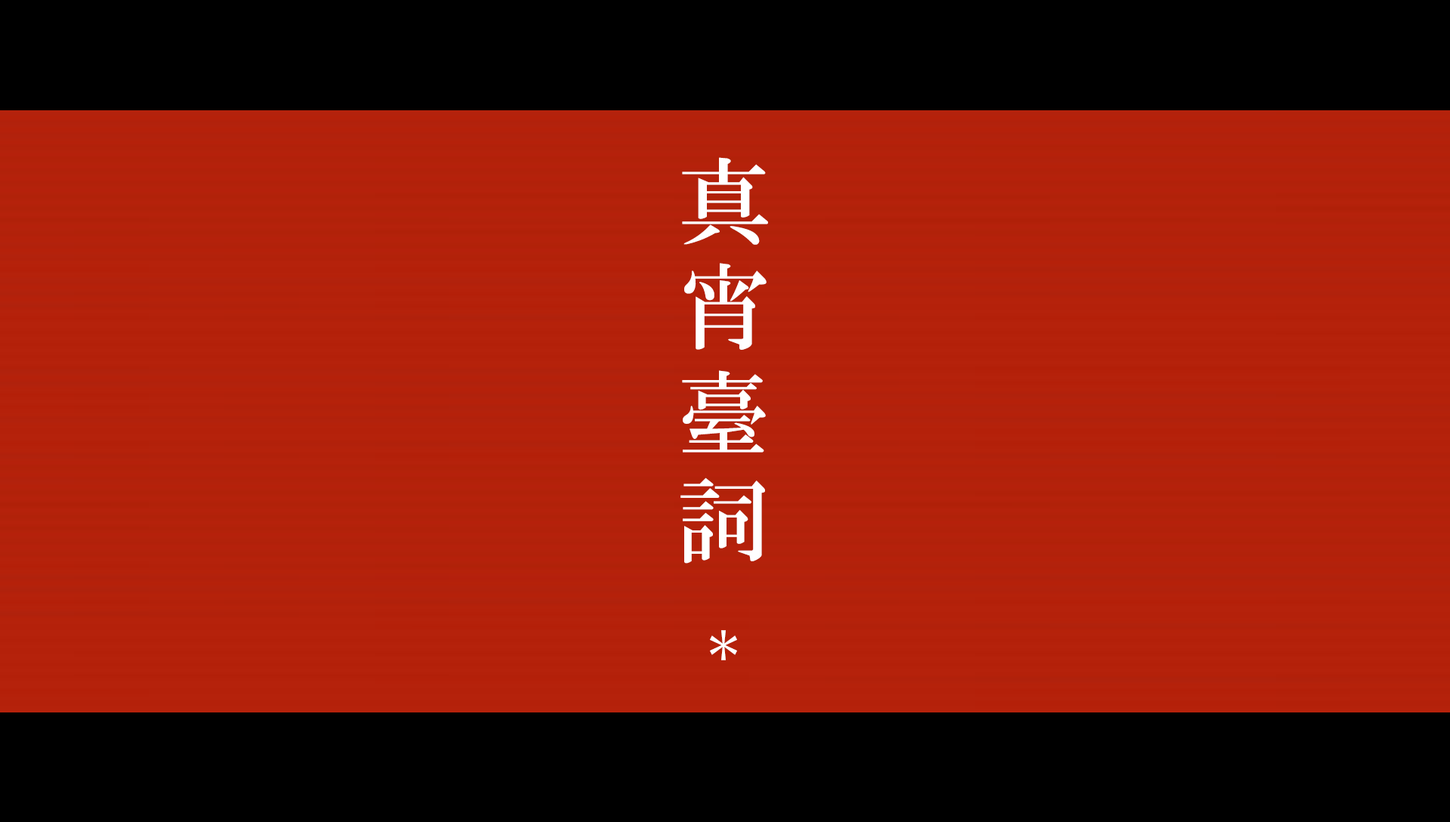
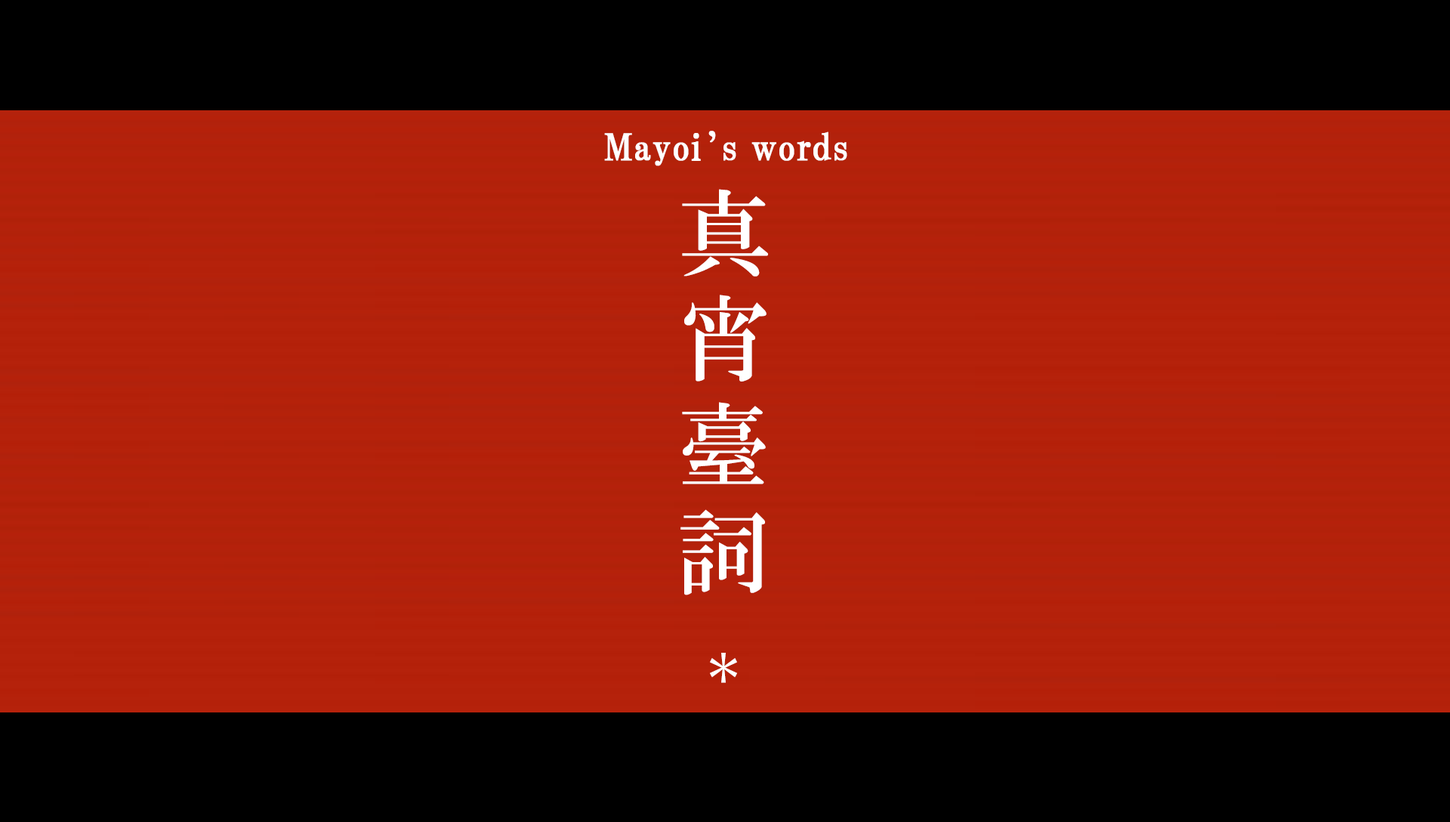
Layers edited between the first and the second 1450x822 image:
added layer "Mayoi’s words" above "真宵臺詞*" over [604, 130, 848, 167]
painted on "真宵臺詞*" over [680, 157, 769, 683]
